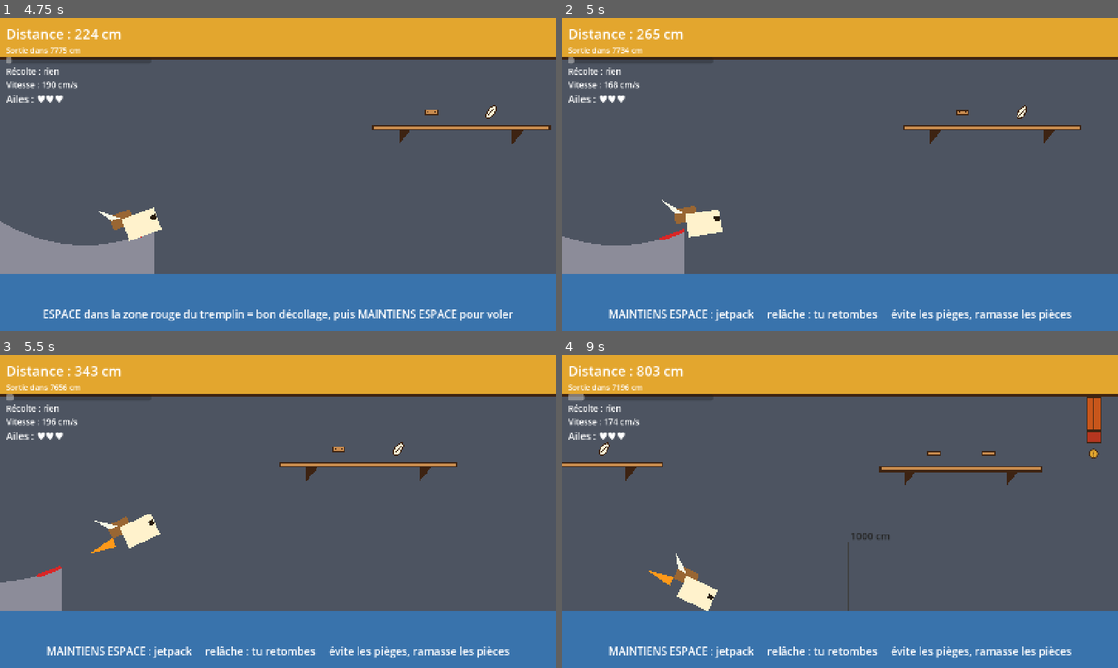
Above: before the commit, frames 1-4 (two rows, left to right).
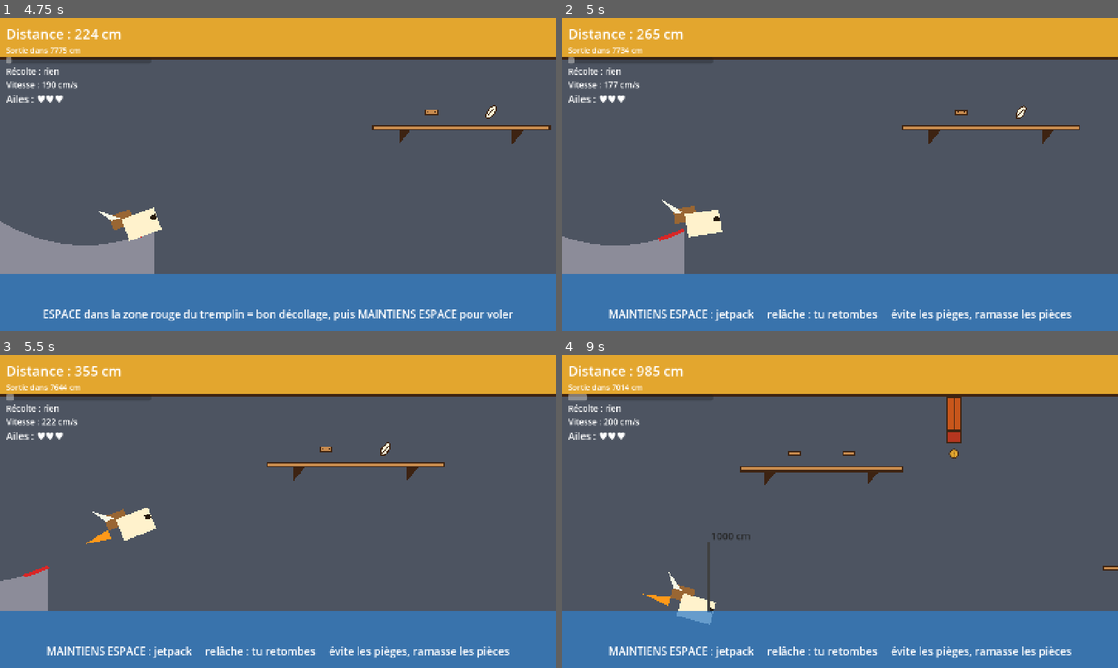
Above: after the commit, the same moments.

Repository: atostivint/LesAilesEtLaCaisse
Game: Godot game, scene res://scenes/atelier.tscn
Two runs of this game, one before a commit and one after it. Both use one fixed random seed, a clock stepped at 60 frames per second and the inputs below.
Inputs (mouse positions are in pixels of both pictures, inside the frame that each line leads up to):
- Up to frame 1 (4.75 s): click "Recommencer à zéro" at 0.5 s; click "Recommencer à zéro" at 1.25 s; click "Recommencer à zéro" at 2 s; click "LANCER LE SAVON !" at 2.75 s; tap Enter (ui_accept) at 3.5, 3.77, 4.52 s; move the mouse to (400, 158) at 3.52 s; hold Up (ui_up) 3.53-4.28 s; click (400, 158) at 3.67 s; move the mouse to (166, 190) at 4.27 s
- Up to frame 2 (5 s): no input
- Up to frame 3 (5.5 s): move the mouse to (333, 442) at 5.02 s; hold Up (ui_up) from 5.03 s (still down)
- Up to frame 4 (9 s): move the mouse to (812, 574) at 5.77 s; click (812, 574) at 5.92 s; tap Enter (ui_accept) at 6.02, 6.77, 7.52 s; move the mouse to (1006, 558) at 6.52 s; release Up (ui_up) at 6.53 s; move the mouse to (673, 464) at 7.27 s; move the mouse to (867, 511) at 8.02 s; click (867, 511) at 8.17 s; move the mouse to (756, 433) at 8.77 s; hold Up (ui_up) from 8.78 s (still down)

Frame 1 is identical in both runs. In frame 2, 0.2% of the frame differs, in the area x 1-94%, y 12-73%; in frame 3, 1.8%; in frame 4, 4.0%, in the area x 0-100%, y 3-87%.

Commit message:
Add materials and crates in tuning res

Diff:
--- a/data/tuning.tres
+++ b/data/tuning.tres
@@ -1,19 +1,21 @@
-[gd_resource type="Resource" script_class="Tuning" load_steps=14 format=3]
+[gd_resource type="Resource" script_class="Tuning" format=3 uid="uid://cdn7rcviiap4d"]
 
-[ext_resource type="Script" path="res://scripts/tuning.gd" id="1"]
-[ext_resource type="Script" path="res://scripts/material_data.gd" id="md"]
-[ext_resource type="Script" path="res://scripts/crate_data.gd" id="cd"]
+[ext_resource type="Script" uid="uid://du5s6nhtr7ph8" path="res://scripts/tuning.gd" id="1"]
+[ext_resource type="Script" uid="uid://f6gyud804v5v" path="res://scripts/crate_data.gd" id="cd"]
+[ext_resource type="Resource" path="res://data/crates/baguette.tres" id="c_baguette"]
+[ext_resource type="Resource" path="res://data/crates/baignoire.tres" id="c_baignoire"]
+[ext_resource type="Resource" path="res://data/crates/classique.tres" id="c_classique"]
+[ext_resource type="Resource" path="res://data/crates/crayon.tres" id="c_crayon"]
+[ext_resource type="Resource" path="res://data/crates/poisson.tres" id="c_poisson"]
+[ext_resource type="Script" uid="uid://cfri0lelhv7cx" path="res://scripts/material_data.gd" id="md"]
+[ext_resource type="Resource" path="res://data/materials/elastique.tres" id="m_elastique"]
+[ext_resource type="Resource" path="res://data/materials/etoile.tres" id="m_etoile"]
 [ext_resource type="Resource" path="res://data/materials/planche.tres" id="m_planche"]
 [ext_resource type="Resource" path="res://data/materials/plume.tres" id="m_plume"]
-[ext_resource type="Resource" path="res://data/materials/elastique.tres" id="m_elastique"]
-[ext_resource type="Resource" path="res://data/materials/etoile.tres" id="m_etoile"]
-[ext_resource type="Resource" path="res://data/crates/classique.tres" id="c_classique"]
-[ext_resource type="Resource" path="res://data/crates/crayon.tres" id="c_crayon"]
-[ext_resource type="Resource" path="res://data/crates/baignoire.tres" id="c_baignoire"]
-[ext_resource type="Resource" path="res://data/crates/baguette.tres" id="c_baguette"]
-[ext_resource type="Resource" path="res://data/crates/poisson.tres" id="c_poisson"]
 
 [resource]
 script = ExtResource("1")
 materials = Array[ExtResource("md")]([ExtResource("m_planche"), ExtResource("m_plume"), ExtResource("m_elastique"), ExtResource("m_etoile")])
 crates = Array[ExtResource("cd")]([ExtResource("c_classique"), ExtResource("c_crayon"), ExtResource("c_baignoire"), ExtResource("c_baguette"), ExtResource("c_poisson")])
+cruise_speed = 18.0
+jet_thrust = 60.0
